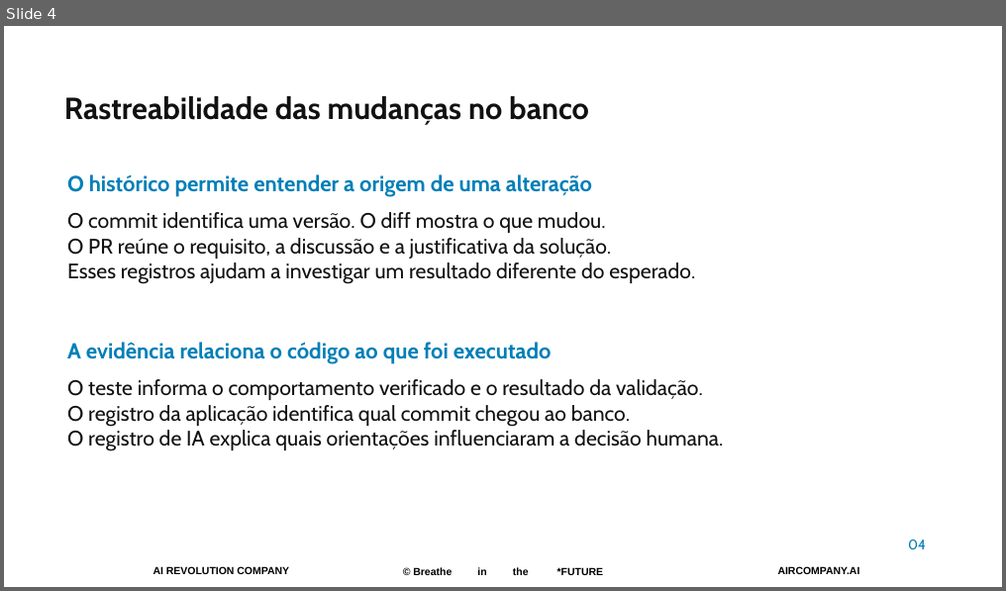
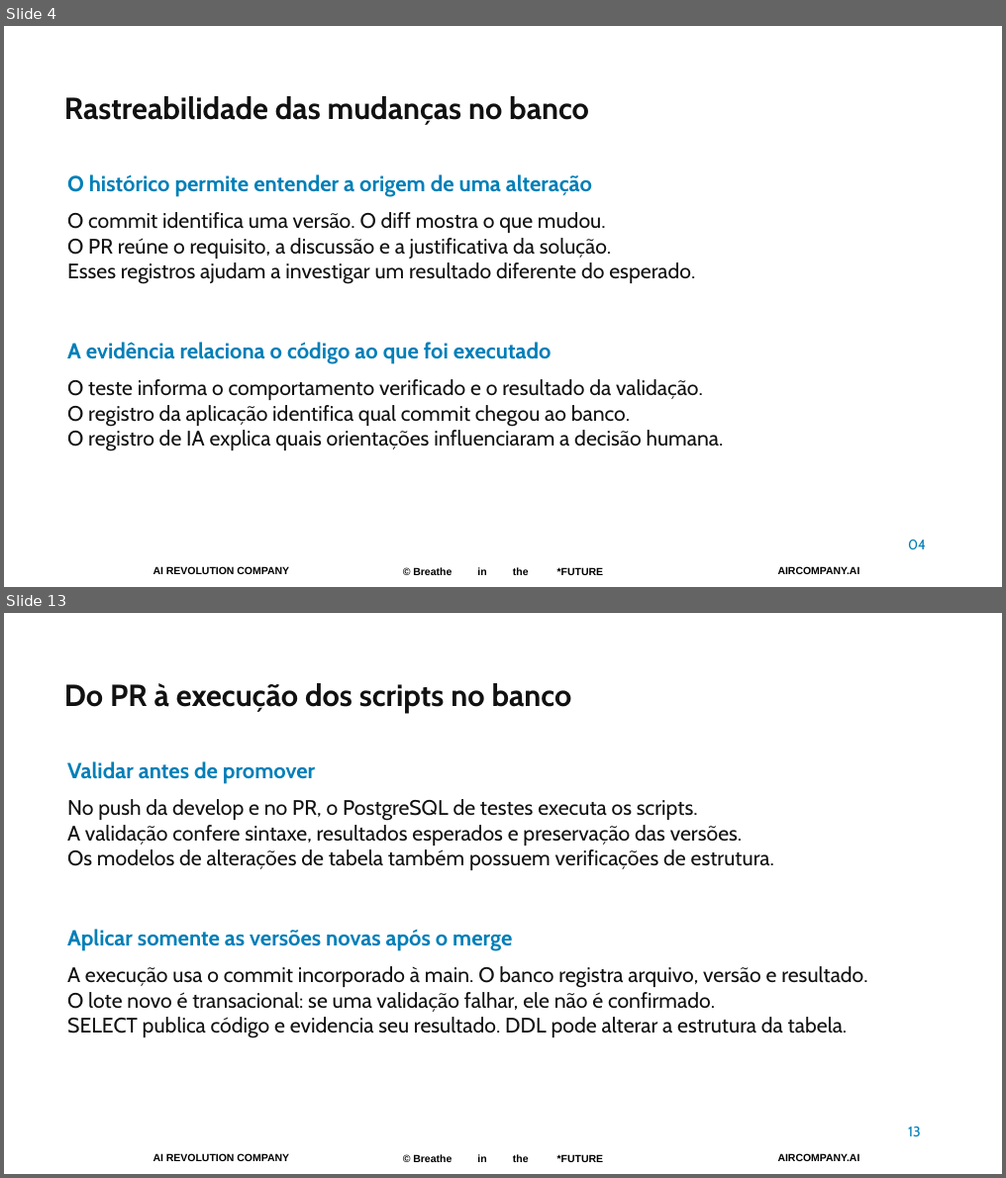
Before and after one commit to pedropalmieri/workshop4-pr-sql-ia, a slide deck: materiais/Workshop4-19nov2026.pptx. Shown one above the other, each under a label of ours: slide 4 before the commit, slides 4 and 13 after it; the slides between them are not shown. The pictures are 1006x591 and 1006x1178 pixels, drawn with LibreOffice and Linux fonts; fonts in the diff are those of the drawing; background and template pictures are left out. Boxes give left, top, right and bottom in pixels: in the first picture for what was removed or moved away, otherwise in the second. Text is boxed around its words. In the diff, an @@ line names an element or a change of style, - is before the commit and + after.

Commit message:
Organiza scripts SQL versionados e promoção develop para main

```diff
--- a/materiais/Workshop4-19nov2026.pptx
+++ b/materiais/Workshop4-19nov2026.pptx
@@ slide 13 added at [4, 613, 1002, 1174], background #FFFFFF; not listed: 3 template elements that a slide beside it also shows @@
@@ text added at [64, 683, 572, 713], 29.2 pt, text #111111, bold @@
+Do PR à execução dos scripts no banco
@@ text added at [67, 761, 315, 784], 21 pt, text #007FB8, bold @@
+Validar antes de promover
@@ text added at [67, 799, 774, 870], 20.2 pt, text #111111 @@
+No push da develop e no PR, o PostgreSQL de testes executa os scripts.
+A validação confere sintaxe, resultados esperados e preservação das versões.
+Os modelos de alterações de tabela também possuem verificações de estrutura.
@@ text added at [67, 929, 512, 952], 21 pt, text #007FB8, bold @@
+Aplicar somente as versões novas após o merge
@@ text added at [67, 966, 868, 1039], 20.2 pt, text #111111 @@
+A execução usa o commit incorporado à main. O banco registra arquivo, versão e resultado.
+O lote novo é transacional: se uma validação falhar, ele não é confirmado.
+SELECT publica código e evidencia seu resultado. DDL pode alterar a estrutura da tabela.
@@ text added at [908, 1127, 921, 1137], 13.5 pt, text #007FB8 @@
+13
```
Also in this commit, not shown: 21 slides changed, 3 other slides added, 55 other files.
